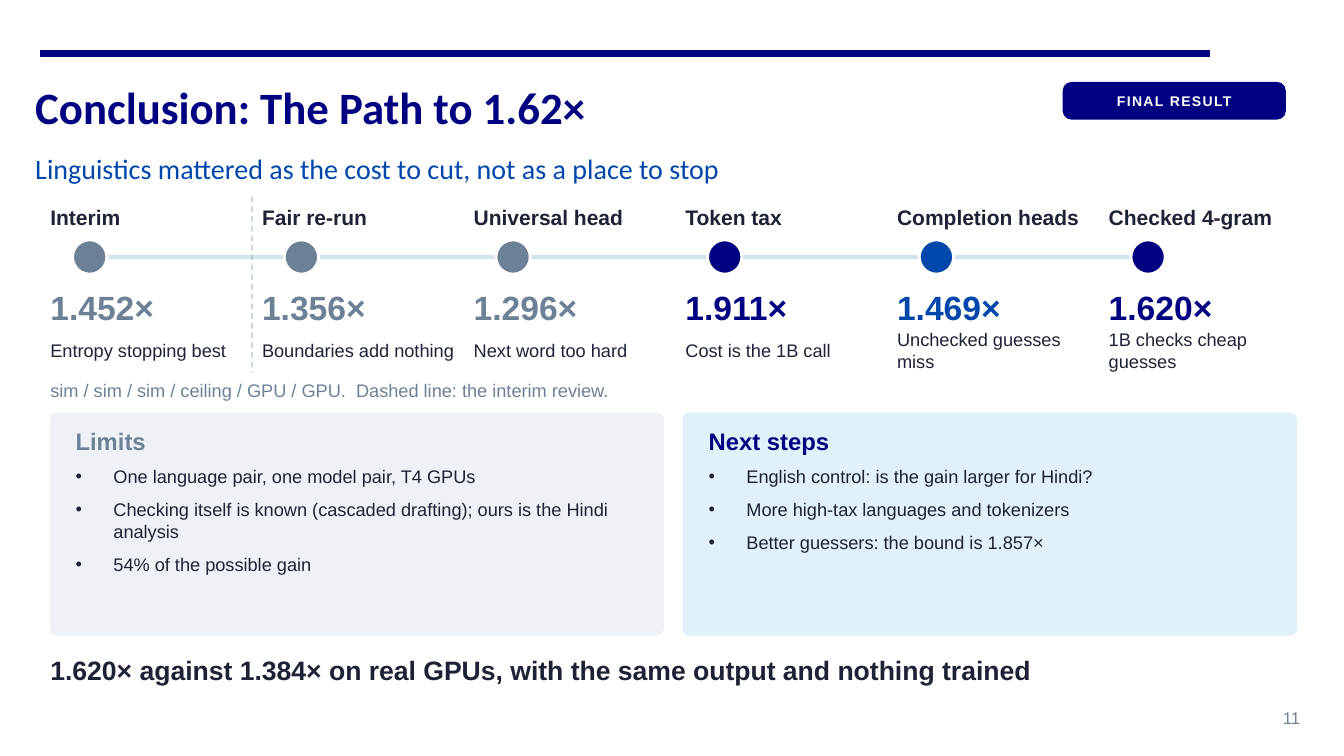
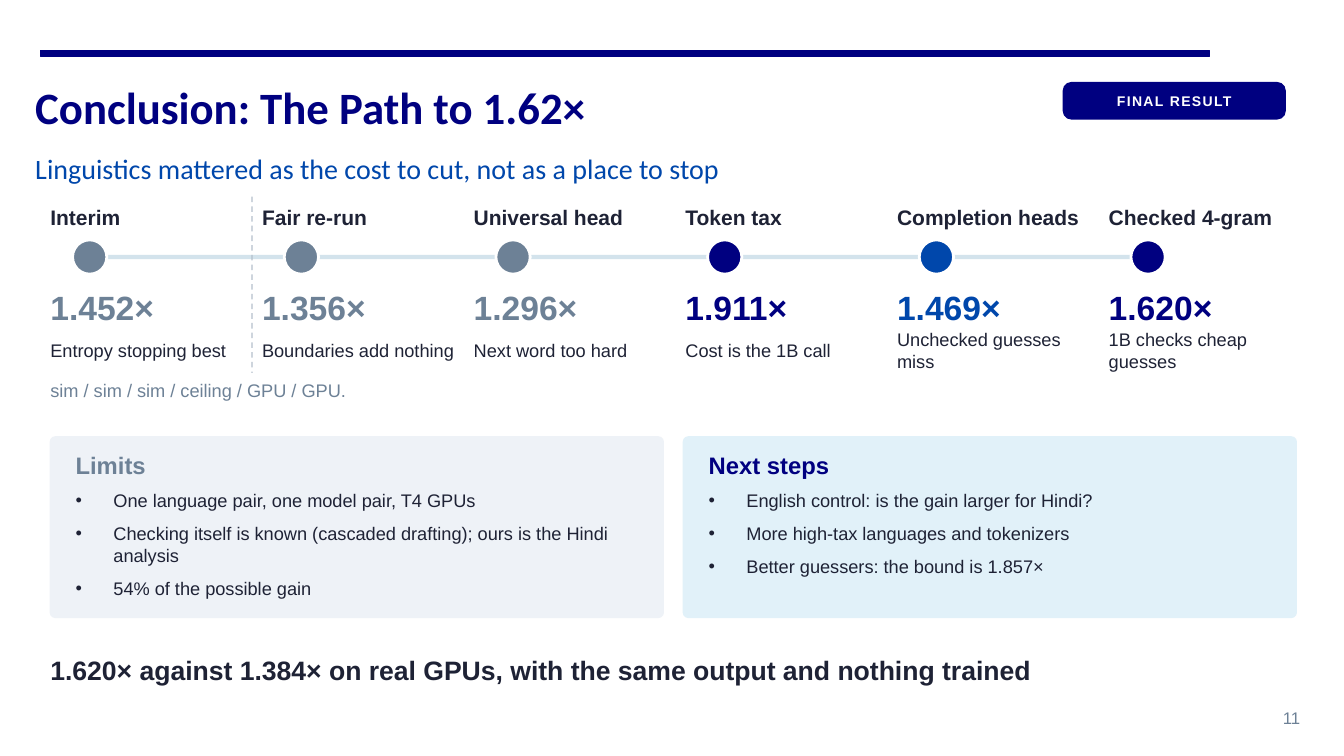
Before and after one commit to https-kanika/Linguistically-guided-MTP, a slide deck: slide 11 of docs/presentation/CS769_final_presentation.pptx. Drawn at 1344x756 pixels with LibreOffice and Linux fonts; fonts in the diff are those of the drawing. Boxes give left, top, right and bottom in pixels: in the first picture for what was removed or moved away, otherwise in the second. Text is boxed around its words. In the diff, an @@ line names an element or a change of style, - is before the commit and + after.

```diff
--- a/docs/presentation/CS769_final_presentation.pptx
+++ b/docs/presentation/CS769_final_presentation.pptx
@@ text at (50, 384, 346, 401): text changed @@
-sim / sim / sim / ceiling / GPU / GPU. Dashed line: the interim review.
+sim / sim / sim / ceiling / GPU / GPU.
@@ rounded rectangle: place and size @@
-rounded rectangle at (50, 413, 663, 635)
+rounded rectangle at (50, 437, 663, 617)
@@ rounded rectangle: place and size @@
-rounded rectangle at (684, 413, 1297, 635)
+rounded rectangle at (684, 437, 1297, 617)
@@ 4 texts: place and size @@
-4 texts at (76, 433, 1093, 575)
+4 texts at (76, 457, 1093, 599)
```
Also in this commit, not shown: 2 other slides changed, 1 other file.
